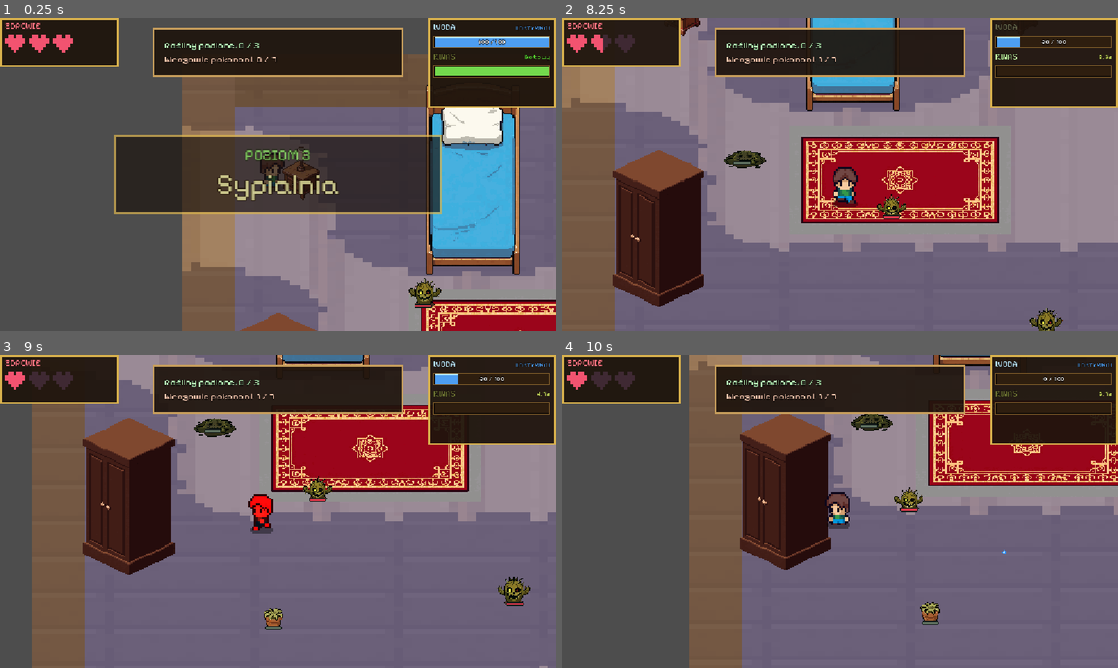
Above: before the commit, frames 1-4 (two rows, left to right).
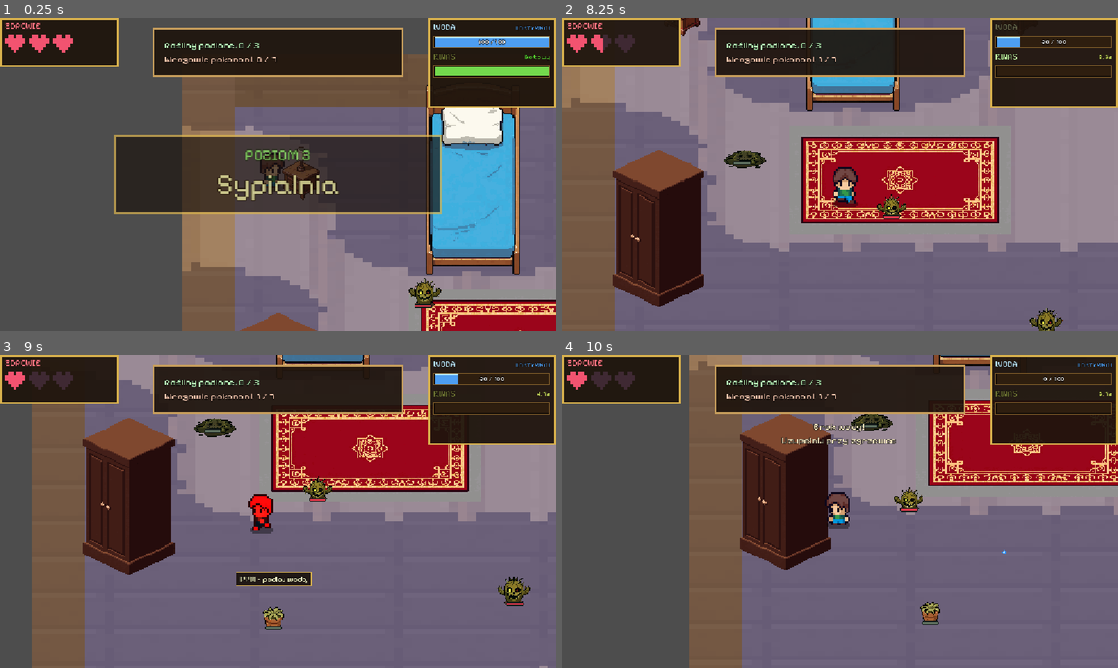
Above: after the commit, the same moments.

Repository: gawlowski-mateusz/Plants-Rescue
Game: Godot game, scene res://scenes/bedroom.tscn
Same seed, same stepped clock (60 frames per second), same inputs: the game is played once before the commit and once after it. This scene is started directly instead of the project's main scene.
Inputs (mouse positions are in pixels of both pictures, inside the frame that each line leads up to):
- Up to frame 1 (0.25 s): no input
- Up to frame 2 (8.25 s): tap Enter (ui_accept) at 0.5, 0.77, 1.52, 3.02, 3.77, 4.52, 6.02, 6.77, 7.52 s; move the mouse to (962, 158) at 0.52 s; hold D (right) 0.53-1.28 s; hold Right mouse button (shoot) 0.53-1.28 s; move the mouse to (728, 190) at 1.27 s; hold S (down) 1.28-2.03 s; click (728, 190) at 1.35 s; right-click (728, 190) at 1.55 s; move the mouse to (895, 105) at 2.02 s; hold D (right) 2.03-2.78 s; hold Space (interact) 2.03-2.78 s; right-click (895, 105) at 2.3 s; move the mouse to (812, 237) at 2.77 s; hold Up (ui_up) 2.78-3.53 s; right-click (812, 237) at 2.85 s; move the mouse to (1006, 221) at 3.52 s; hold Right mouse button (shoot) 3.53-4.28 s; hold A (left) 3.53-5.03 s; tap X (toggle_shot_mode) at 3.6 s; move the mouse to (673, 127) at 4.27 s; tap Middle mouse button (toggle_target_lock) at 4.35 s; right-click (673, 127) at 4.55 s; move the mouse to (867, 174) at 5.02 s; hold S (down) 5.03-5.78 s; hold Right mouse button (shoot) 5.03-5.78 s; tap Q (use_beer) at 5.1 s; move the mouse to (756, 96) at 5.77 s; hold D (right) 5.78-6.53 s; right-click (756, 96) at 5.85 s; move the mouse to (962, 158) at 6.52 s; hold Up (ui_up) 6.53-7.28 s; hold Right mouse button (shoot) 6.53-7.28 s; click (962, 158) at 6.6 s; move the mouse to (728, 190) at 7.27 s; hold D (right) 7.28-8.03 s; tap Space (interact) at 7.35 s; right-click (728, 190) at 7.55 s; move the mouse to (895, 105) at 8.02 s; hold S (down) from 8.03 s (still down); hold Right mouse button (shoot) from 8.03 s (still down)
- Up to frame 3 (9 s): move the mouse to (250, 574) at 8.77 s; release S (down) at 8.78 s; release Right mouse button (shoot) at 8.78 s; hold A (left) from 8.78 s (still down); tap X (toggle_shot_mode) at 8.85 s
- Up to frame 4 (10 s): tap Enter (ui_accept) at 9.02, 9.77 s; right-click (812, 574) at 9.05 s; move the mouse to (1006, 558) at 9.52 s; release A (left) at 9.53 s; hold Up (ui_up) from 9.53 s (still down); hold Right mouse button (shoot) from 9.53 s (still down); tap Middle mouse button (toggle_target_lock) at 9.6 s

Frames 1-2 are identical in both runs. In frame 3, 0.7% of the frame differs, in the area x 42-57%, y 69-87%; in frame 4, 0.4%.

Commit message:
feat(ux): diagnostics, plant wayfinding pulse and off-screen indicator
- player: floating 'Brak wody!' hint when shooting water on an empty tank
- friendly_plant: gentle breathing pulse + 'PPM - podlej woda' proximity
  prompt while un-rescued; tracked via 'unrescued_plants' group
- offscreen_indicator: edge arrow pointing to the nearest un-rescued plant
  that is outside the camera view

Addresses Nielsen H9/H1 (diagnose errors, visibility) and H6 (wayfinding).

Co-Authored-By: Claude Opus 4.8 <noreply@anthropic.com>

Diff:
--- /dev/null
+++ b/game/scenes/offscreen_indicator.tscn
@@ -0,0 +1,14 @@
+[gd_scene format=3 uid="uid://cs66klqvnvpqq"]
+
+[ext_resource type="Script" path="res://scripts/offscreen_indicator.gd" id="1_script"]
+
+[node name="OffscreenIndicator" type="CanvasLayer"]
+layer = 55
+
+[node name="Arrow" type="Control" parent="."]
+layout_mode = 3
+anchors_preset = 15
+anchor_right = 1.0
+anchor_bottom = 1.0
+mouse_filter = 2
+script = ExtResource("1_script")
--- a/game/scripts/friendly_plant.gd
+++ b/game/scripts/friendly_plant.gd
@@ -12,6 +12,8 @@
 const DIALOG_VISIBLE_SEC: float = 2.0
 const DIALOG_FADE_SEC: float = 0.25
 
+const WATER_HINT_RADIUS: float = 230.0
+
 @export var corrupted_enemy_scene: PackedScene = preload("res://scenes/enemy_plant.tscn")
 
 signal plant_fully_watered
@@ -24,6 +26,12 @@
 var _watered_hits_taken: int = 0
 var _pending_corrupt: bool = false
 var _dialog_tween: Tween = null
+
+var _base_sprite_scale: Vector2 = Vector2.ONE
+var _attention_tween: Tween = null
+
+var _prompt: InteractionPrompt = null
+var _player_ref: Node2D = null
 
 @onready var animated_sprite_2d: AnimatedSprite2D = $AnimatedSprite2D
 @onready var bloomed_sprite: Sprite2D = $BloomedSprite
@@ -39,6 +47,56 @@
 	watered_label.visible = false
 	dialog_label.visible = false
 	water_bar.update_water(water_level)
+	# Wayfinding (Nielsen H6/H7): a gentle breathing pulse draws the player's
+	# eye to plants that still need rescuing. Stops once watered or corrupted.
+	# The group lets the off-screen indicator find plants that still need help.
+	add_to_group("unrescued_plants")
+	_base_sprite_scale = animated_sprite_2d.scale
+	_start_attention_pulse()
+
+	# Contextual hint: "podlej wodą" shown while the player stands near a plant
+	# that still needs rescuing (Nielsen H6).
+	_prompt = InteractionPrompt.new()
+	add_child(_prompt)
+	_prompt.set_text("PPM — podlej wodą")
+
+
+func _process(_delta: float) -> void:
+	if is_watered or _is_corrupted or _pending_corrupt:
+		if _prompt != null:
+			_prompt.hide_prompt()
+		return
+	if _player_ref == null or not is_instance_valid(_player_ref):
+		var scene := get_tree().current_scene
+		if scene != null:
+			_player_ref = scene.get_node_or_null("Player") as Node2D
+	if _player_ref == null or _prompt == null:
+		return
+	if global_position.distance_squared_to(_player_ref.global_position) <= WATER_HINT_RADIUS * WATER_HINT_RADIUS:
+		_prompt.show_prompt()
+	else:
+		_prompt.hide_prompt()
+
+
+func _start_attention_pulse() -> void:
+	if _attention_tween != null and _attention_tween.is_valid():
+		_attention_tween.kill()
+	_attention_tween = create_tween().set_loops()
+	_attention_tween.set_trans(Tween.TRANS_SINE).set_ease(Tween.EASE_IN_OUT)
+	_attention_tween.tween_property(animated_sprite_2d, "scale", _base_sprite_scale * 1.07, 0.7)
+	_attention_tween.tween_property(animated_sprite_2d, "scale", _base_sprite_scale * 0.97, 0.7)
+
+
+func _stop_attention_pulse() -> void:
+	# Watered or corrupted -> no longer a rescue target.
+	remove_from_group("unrescued_plants")
+	set_process(false)
+	if _prompt != null:
+		_prompt.hide_prompt()
+	if _attention_tween != null and _attention_tween.is_valid():
+		_attention_tween.kill()
+	_attention_tween = null
+	animated_sprite_2d.scale = _base_sprite_scale
 
 
 func water(amount: int = WATER_PER_SHOT) -> void:
@@ -121,6 +179,7 @@
 
 func _corrupt_into_enemy() -> void:
 	_is_corrupted = true
+	_stop_attention_pulse()
 	if corrupted_enemy_scene == null:
 		queue_free()
 		return
@@ -157,6 +216,7 @@
 func _bloom() -> void:
 	# Swap to the bloomed sprite — the label is no longer needed,
 	# since the new look makes the rescue visually obvious.
+	_stop_attention_pulse()
 	watered_label.visible = false
 	water_bar.visible = false
 	_play_bloom_effect()
--- /dev/null
+++ b/game/scripts/offscreen_indicator.gd
@@ -0,0 +1,99 @@
+extends Control
+
+## Edge-of-screen arrow pointing toward the nearest un-rescued plant when it is
+## outside the camera view (extension of the wayfinding cue, Nielsen H1/H6).
+## Self-contained: finds the player and the "unrescued_plants" group on its own.
+
+const EDGE_MARGIN: float = 60.0          # distance from the screen edge
+const ARROW_SIZE: float = 26.0
+const ARROW_COLOR: Color = Color(0.6, 0.95, 0.45, 0.95)   # friendly green
+const ARROW_OUTLINE: Color = Color(0.05, 0.15, 0.0, 0.9)
+
+var _player: Node2D = null
+var _arrow_pos: Vector2 = Vector2.ZERO
+var _arrow_dir: Vector2 = Vector2.RIGHT
+var _show_arrow: bool = false
+
+
+func _ready() -> void:
+	mouse_filter = Control.MOUSE_FILTER_IGNORE
+	set_anchors_and_offsets_preset(Control.PRESET_FULL_RECT)
+
+
+func set_player(p: Node2D) -> void:
+	_player = p
+
+
+func _process(_delta: float) -> void:
+	_update_target()
+	queue_redraw()
+
+
+func _update_target() -> void:
+	_show_arrow = false
+
+	if _player == null or not is_instance_valid(_player):
+		var scene := get_tree().current_scene
+		if scene != null:
+			_player = scene.get_node_or_null("Player") as Node2D
+	if _player == null:
+		return
+	# Hide while the player can't act (intro hand-off, game over, completion).
+	if bool(_player.get("input_locked")):
+		return
+
+	var plants := get_tree().get_nodes_in_group("unrescued_plants")
+	if plants.is_empty():
+		return
+
+	var ppos: Vector2 = _player.global_position
+	var nearest: Node2D = null
+	var best: float = INF
+	for p in plants:
+		if not is_instance_valid(p):
+			continue
+		var n2 := p as Node2D
+		if n2 == null:
+			continue
+		var d: float = ppos.distance_squared_to(n2.global_position)
+		if d < best:
+			best = d
+			nearest = n2
+	if nearest == null:
+		return
+
+	var vp_size: Vector2 = get_viewport_rect().size
+	var ct: Transform2D = get_viewport().get_canvas_transform()
+	var screen_pos: Vector2 = ct * nearest.global_position
+
+	var rect := Rect2(Vector2(EDGE_MARGIN, EDGE_MARGIN), vp_size - Vector2(EDGE_MARGIN, EDGE_MARGIN) * 2.0)
+	if rect.has_point(screen_pos):
+		return  # on-screen -> no arrow needed
+
+	var center: Vector2 = vp_size * 0.5
+	_arrow_pos = Vector2(
+		clampf(screen_pos.x, rect.position.x, rect.position.x + rect.size.x),
+		clampf(screen_pos.y, rect.position.y, rect.position.y + rect.size.y))
+	var dir: Vector2 = screen_pos - center
+	_arrow_dir = dir.normalized() if dir.length() > 1.0 else Vector2.RIGHT
+	_show_arrow = true
+
+
+func _draw() -> void:
+	if not _show_arrow:
+		return
+
+	var t := Transform2D(_arrow_dir.angle(), _arrow_pos)
+	var local := PackedVector2Array([
+		Vector2(ARROW_SIZE, 0.0),
+		Vector2(-ARROW_SIZE * 0.7, ARROW_SIZE * 0.7),
+		Vector2(-ARROW_SIZE * 0.7, -ARROW_SIZE * 0.7),
+	])
+	var pts := PackedVector2Array()
+	for p in local:
+		pts.append(t * p)
+
+	draw_colored_polygon(pts, ARROW_COLOR)
+	var outline := pts
+	outline.append(pts[0])
+	draw_polyline(outline, ARROW_OUTLINE, 2.0)
--- a/game/scripts/player.gd
+++ b/game/scripts/player.gd
@@ -68,6 +68,10 @@
 var _sink_fill_left: float = 0.0
 var _sink_fill_label: Label = null
 
+var _hint_label: Label = null
+var _hint_left: float = 0.0
+var _out_of_water_cd: float = 0.0
+
 var _base_hitbox_scale: Vector2 = Vector2.ONE
 
 
@@ -84,7 +88,28 @@
 	_load_persistent_state()
 	_apply_persistent_bonuses()
 	_setup_sink_fill_label()
+	_setup_hint_label()
 	call_deferred("emit_initial_ui_state")
+
+
+func _setup_hint_label() -> void:
+	_hint_label = Label.new()
+	_hint_label.theme = PIXEL_THEME
+	_hint_label.visible = false
+	_hint_label.horizontal_alignment = HORIZONTAL_ALIGNMENT_CENTER
+	_hint_label.vertical_alignment = VERTICAL_ALIGNMENT_CENTER
+	_hint_label.custom_minimum_size = Vector2(300, 28)
+	_hint_label.position = Vector2(-150, -188)
+	_hint_label.z_index = 50
+	add_child(_hint_label)
+
+
+func _show_player_hint(text: String, duration: float) -> void:
+	if _hint_label == null:
+		return
+	_hint_label.text = text
+	_hint_label.visible = true
+	_hint_left = duration
 
 
 func _setup_sink_fill_label() -> void:
@@ -114,6 +139,7 @@
 func _physics_process(_delta: float) -> void:
 	_process_sink_fill_feedback(_delta)
 	_process_beer_effect(_delta)
+	_process_hint(_delta)
 
 	if current_health <= 0:
 		velocity = Vector2.ZERO
@@ -240,6 +266,10 @@
 		return
 
 	if shot_mode == ShotMode.WATER and current_water_capacity < WATER_SHOT_COST:
+		# Diagnostic feedback (Nielsen H9): tell the player why nothing happened.
+		if _out_of_water_cd <= 0.0:
+			_show_player_hint("Brak wody!\nUzupełnij przy zgrzewce", 2.0)
+			_out_of_water_cd = 2.5
 		return
 
 	if shot_mode == ShotMode.ACID:
@@ -320,6 +350,15 @@
 	_update_sink_fill_label()
 	if _sink_fill_label != null:
 		_sink_fill_label.visible = _sink_fill_left > 0.0
+
+
+func _process_hint(delta: float) -> void:
+	if _out_of_water_cd > 0.0:
+		_out_of_water_cd = maxf(_out_of_water_cd - delta, 0.0)
+	if _hint_left > 0.0:
+		_hint_left = maxf(_hint_left - delta, 0.0)
+		if _hint_left <= 0.0 and _hint_label != null:
+			_hint_label.visible = false
 
 
 func _process_sink_fill_feedback(delta: float) -> void:
Not shown, added: game/scripts/offscreen_indicator.gd.uid
